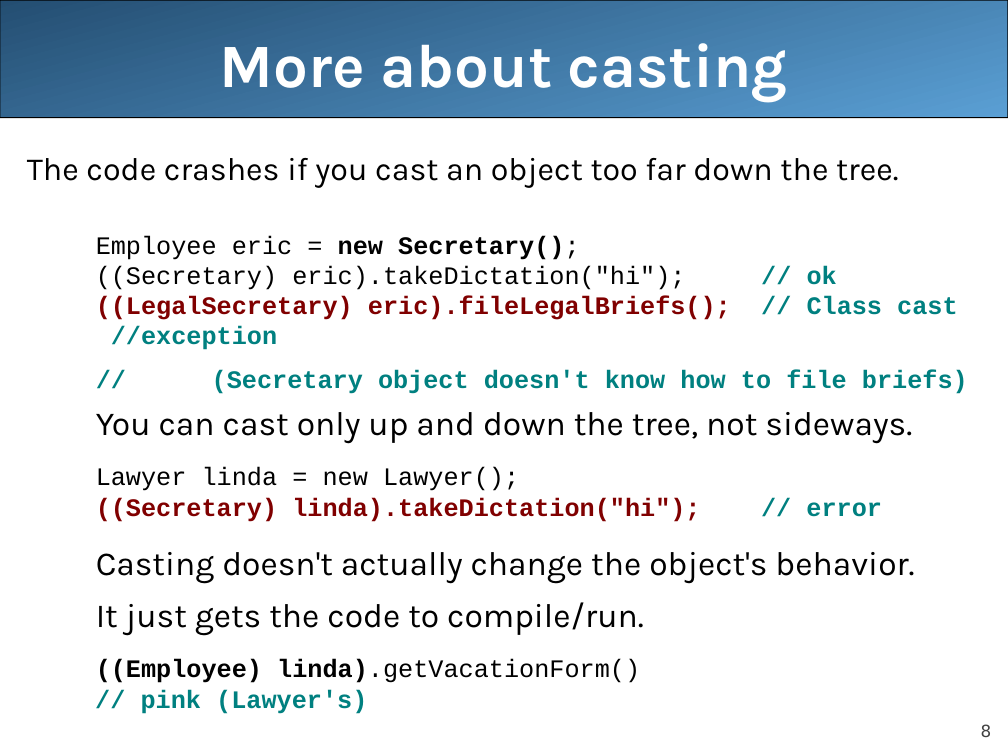
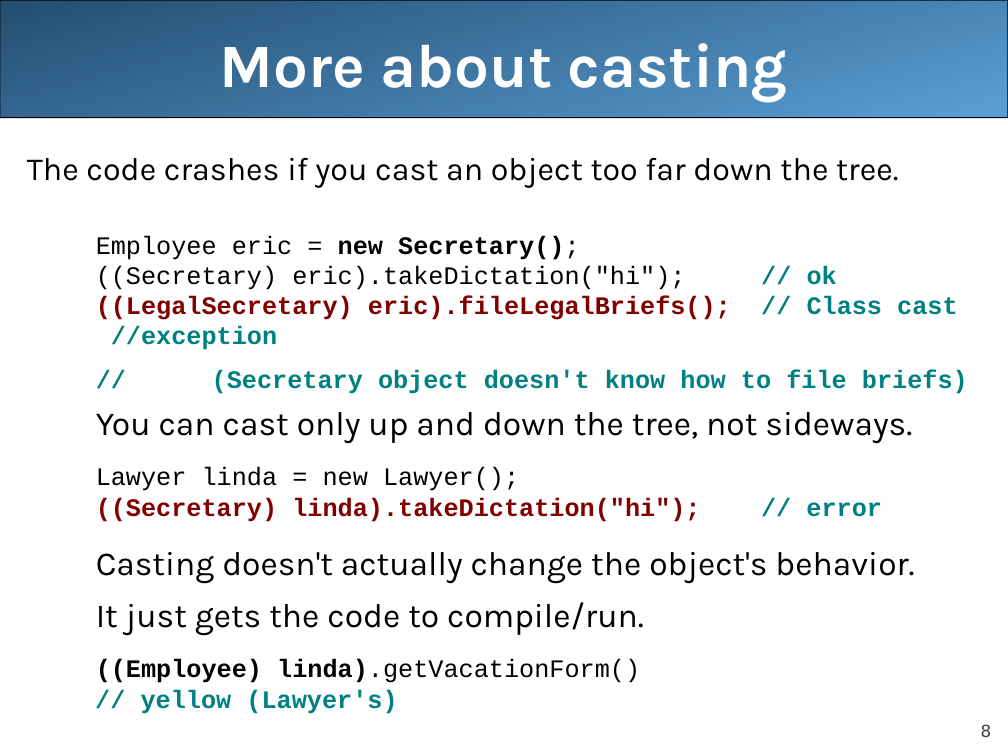
Before and after one commit to LongBaoNguyen/longbaonguyen.github.io, a slide deck: slide 8 of courses/apcsa/lecture22.ppt. Drawn at 1008x756 pixels with LibreOffice and Linux fonts; fonts in the diff are those of the drawing. Boxes give left, top, right and bottom in pixels: in the first picture for what was removed or moved away, otherwise in the second. Text is boxed around its words. In the diff, an @@ line names an element or a change of style, - is before the commit and + after.

```diff
--- a/courses/apcsa/lecture22.ppt
+++ b/courses/apcsa/lecture22.ppt
@@ text at <box>141,689,397,714</box>: text changed @@
-  // pink (Lawyer's)
+  // yellow (Lawyer's)
```
Also in this commit, not shown: 1 other file.
